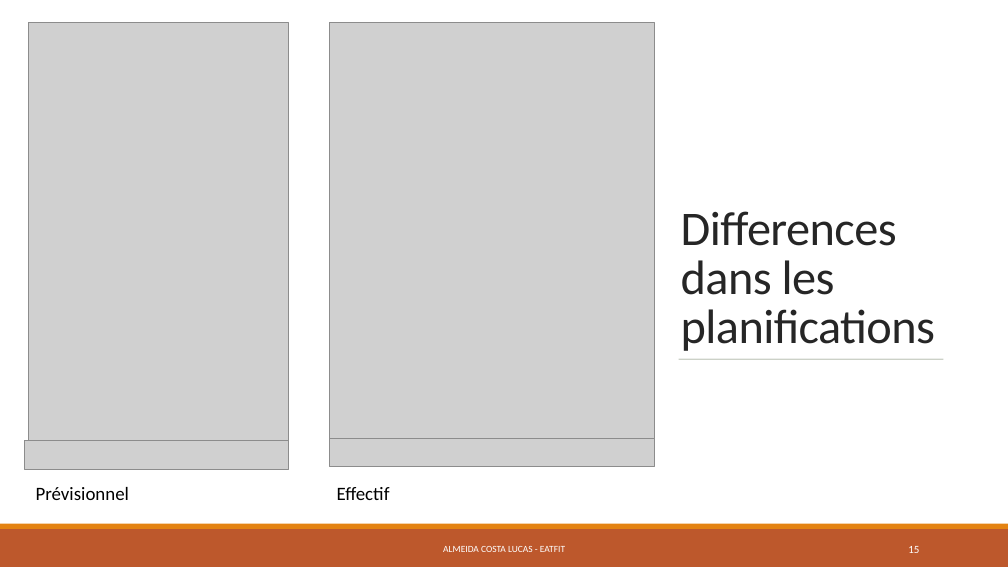
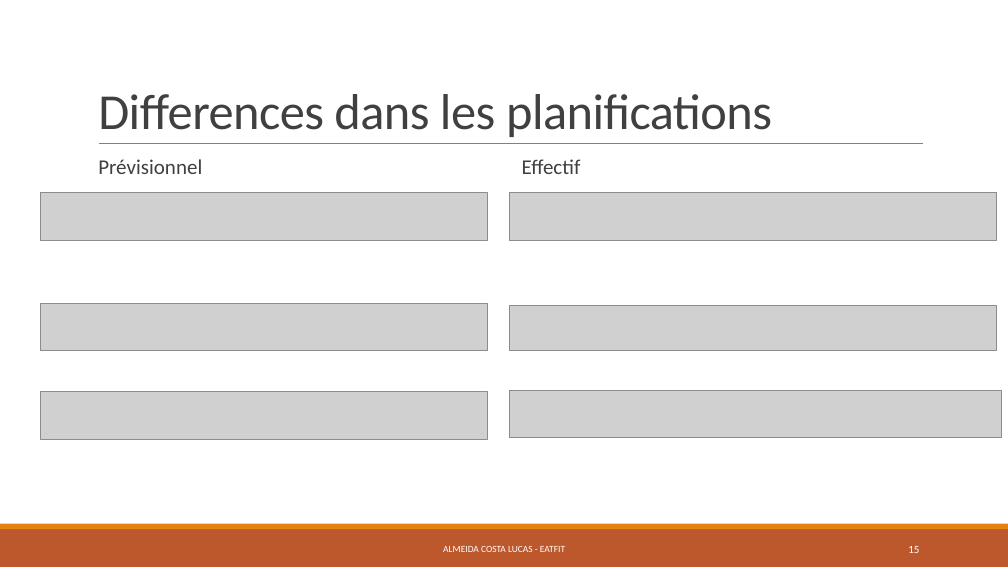
Before and after one commit to LAAC172003/EatFit_TPI_2023, a slide deck: slide 15 of Documentation/Eatfit.pptx. Drawn at 1008x567 pixels with LibreOffice and Linux fonts; fonts in the diff are those of the drawing; grey boxes stand for pictures. Boxes give left, top, right and bottom in pixels: in the first picture for what was removed or moved away, otherwise in the second. Text is boxed around its words. In the diff, an @@ line names an element or a change of style, - is before the commit and + after.

```diff
--- a/Documentation/Eatfit.pptx
+++ b/Documentation/Eatfit.pptx
@@ rectangle removed at (x1=0, y1=0, x2=1008, y2=524) @@
@@ picture removed at (x1=28, y1=23, x2=288, y2=441) @@
@@ title "Differences dans les planifications" moved from (x1=681, y1=211, x2=935, y2=351) to (x1=98, y1=94, x2=772, y2=137) @@
@@ title "Differences dans les planifications" at (x1=98, y1=94, x2=772, y2=137): size 46 to 48 pt, text colour #262626 to #404040 @@
@@ picture removed at (x1=330, y1=23, x2=655, y2=438) @@
@@ line added from (99, 144) to (923, 144), #808080 0.5 pt @@
@@ text "Prévisionnel" moved from (x1=36, y1=487, x2=129, y2=500) to (x1=98, y1=159, x2=202, y2=174) @@
@@ text "Prévisionnel" at (x1=98, y1=159, x2=202, y2=174): size 18 to 20 pt, text colour #000000 to #404040; bullet none to  ; line spacing 1 to 0.9; more space between paragraphs @@
@@ text "Effectif" at (x1=522, y1=159, x2=581, y2=174): size 18 to 20 pt, text colour #000000 to #404040; bullet none to  ; line spacing 1 to 0.9; more space between paragraphs @@
@@ text "Effectif" moved from (x1=337, y1=487, x2=390, y2=500) to (x1=522, y1=159, x2=581, y2=174) @@
@@ picture added at (x1=40, y1=193, x2=488, y2=240) @@
@@ picture added at (x1=509, y1=193, x2=997, y2=240) @@
@@ picture added at (x1=40, y1=303, x2=488, y2=351) @@
@@ picture added at (x1=509, y1=306, x2=997, y2=351) @@
@@ line removed from (679, 359) to (944, 359) @@
@@ picture resized from (x1=24, y1=441, x2=288, y2=470) to (x1=40, y1=392, x2=488, y2=439) @@
@@ picture resized from (x1=330, y1=439, x2=655, y2=467) to (x1=509, y1=390, x2=1002, y2=438) @@
```
Also in this commit, not shown: 5 other slides changed, 12 other files.
